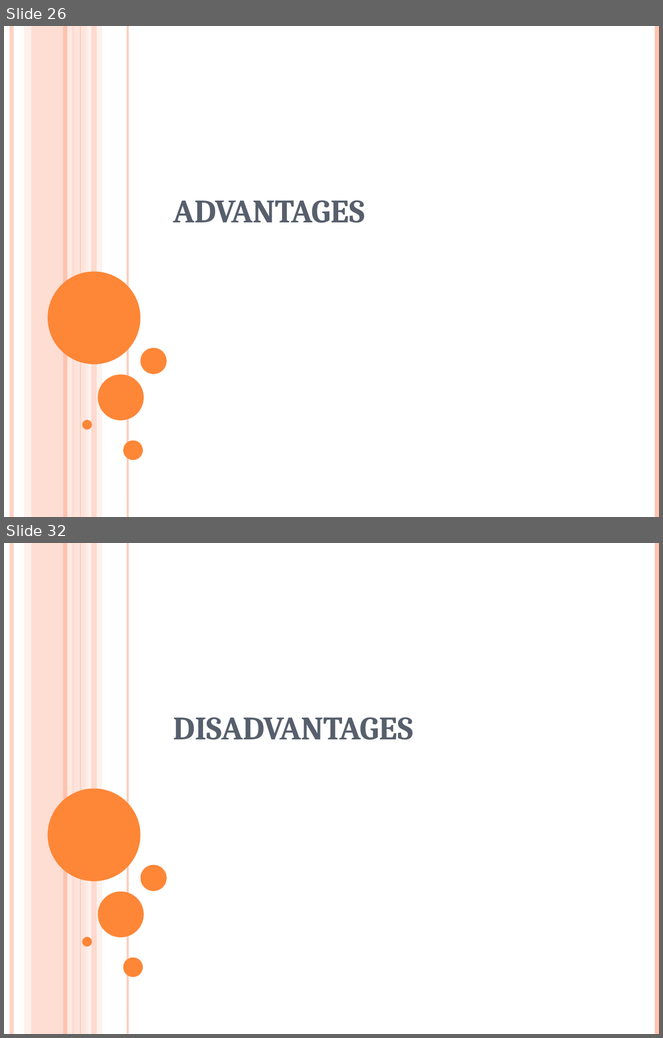
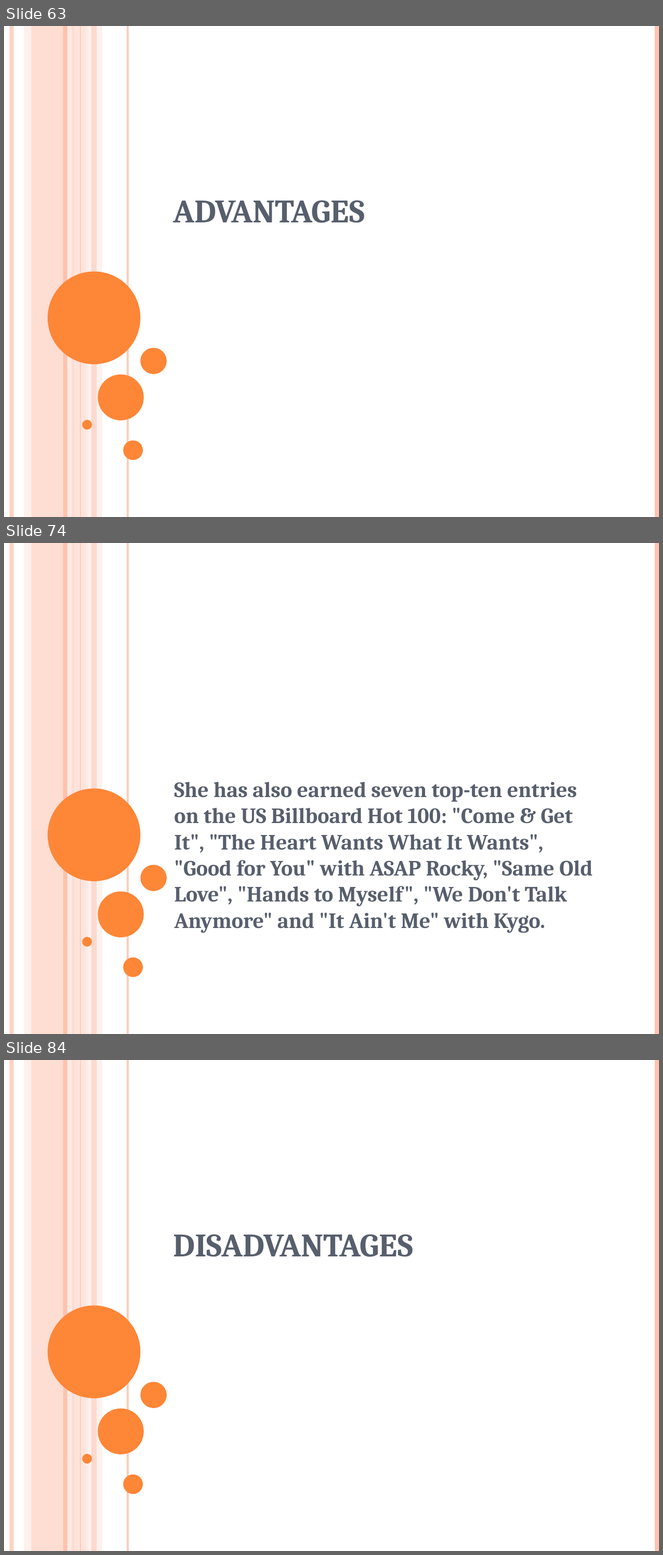
Before and after one commit to surabhi5/instant-ppt, a slide deck: output.pptx. Shown one above the other, each under a label of ours: slides 26 and 32 before the commit, slides 63, 74 and 84 after it; the slides between them are not shown. The pictures are 663x1038 and 663x1555 pixels, drawn with LibreOffice and Linux fonts; fonts in the diff are those of the drawing. Boxes give left, top, right and bottom in pixels: in the first picture for what was removed or moved away, otherwise in the second. Text is boxed around its words. In the diff, an @@ line names an element or a change of style, - is before the commit and + after.

```diff
--- a/output.pptx
+++ b/output.pptx
@@ slide 74 added at [4, 543, 659, 1034], background #FFFFFF; not listed: 16 template elements that a slide beside it also shows @@
@@ subtitle added at [174, 782, 593, 933], 24 pt, text #575F6D, bold @@
+She has also earned seven top-ten entries on the US Billboard Hot 100: "Come & Get It", "The Heart Wants What It Wants", "Good for You" with ASAP Rocky, "Same Old Love", "Hands to Myself", "We Don't Talk Anymore" and "It Ain't Me" with Kygo.
@@ what was slide 26 is now slide 63 @@
@@ what was slide 32 is now slide 84 @@
```
Also in this commit, not shown: 2 slides changed, 80 other slides added, 31 slides removed, 6 other files.
